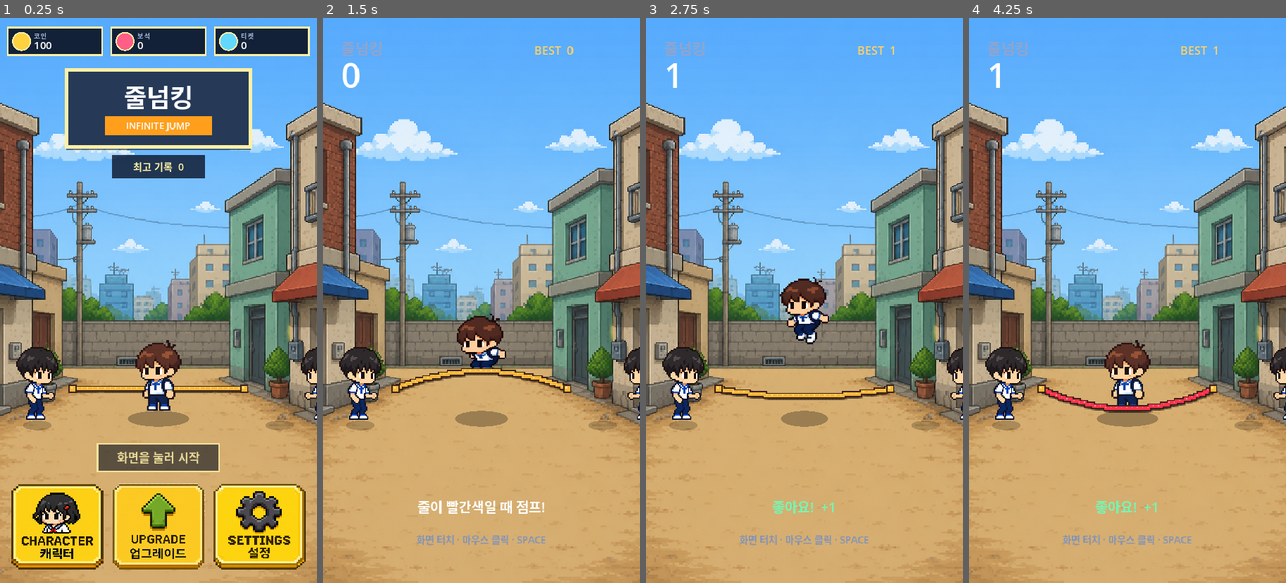
Above: before the commit, frames 1-4 (left to right).
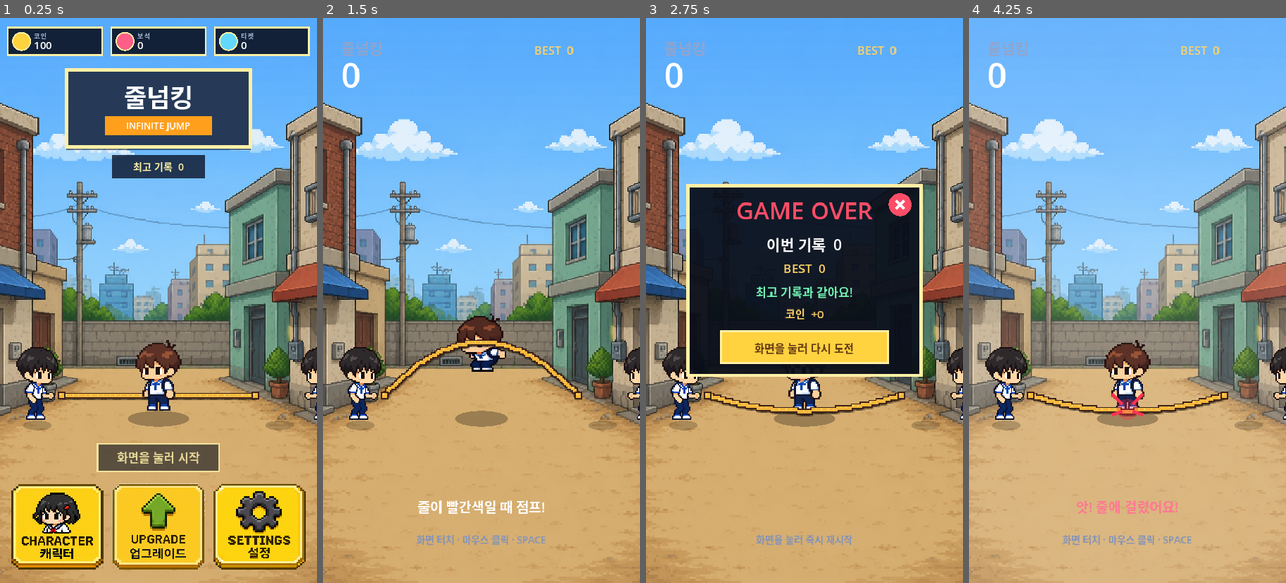
Above: after the commit, the same moments.

Repository: eunchan4490-star/Rope-King
Game: Godot game, scene res://main.tscn
Same seed, same stepped clock (60 frames per second), same inputs: the game is played once before the commit and once after it.
Inputs (mouse positions are in pixels of both pictures, inside the frame that each line leads up to):
- Up to frame 1 (0.25 s): no input
- Up to frame 2 (1.5 s): tap Enter at 0.5 s; move the mouse to (551, 272) at 0.52 s; click (551, 272) at 0.67 s; tap Space (jump) at 0.77 s; move the mouse to (418, 328) at 1.27 s; click (418, 328) at 1.42 s
- Up to frame 3 (2.75 s): tap Space (jump) at 1.52 s; move the mouse to (836, 176) at 2.02 s; click (836, 176) at 2.17 s
- Up to frame 4 (4.25 s): move the mouse to (1111, 413) at 2.77 s; click (1111, 413) at 2.92 s; tap Space (jump) at 3.02, 3.77 s; move the mouse to (1222, 385) at 3.52 s; click (1222, 385) at 3.67 s

The runs differ from the first frame. In frame 1, 1.3% of the frame differs, in the area x 18-82%, y 64-68%; in frame 2, 1.8%; in frame 3, 28%, in the area x 6-88%, y 5-94%; in frame 4, 3.6%.

Commit message:
Fix rope orbit and hand alignment

Diff:
--- a/scripts/main.gd
+++ b/scripts/main.gd
@@ -6,10 +6,11 @@
 const PLAYER_X := 360.0
 const PLAYER_GROUND_Y := 890.0
 const TURNER_GROUND_Y := 910.0
-const LEFT_HAND := Vector2(165.0, 840.0)
-const RIGHT_HAND := Vector2(555.0, 840.0)
-const ROPE_SWING_RADIUS := 55.0
-const ROPE_CROSSING_ANGLE := 1.15
+const LEFT_HAND := Vector2(140.0, 855.0)
+const RIGHT_HAND := Vector2(580.0, 855.0)
+const ROPE_SWING_RADIUS := 165.0
+# The enlarged orbit still reaches the same fair foot-level crossing height.
+const ROPE_CROSSING_ANGLE := 0.215
 const ROPE_PIXEL_GRID := 4.0
 const ROPE_PIXEL_OUTLINE_SIZE := Vector2(14.0, 14.0)
 const ROPE_PIXEL_CORE_SIZE := Vector2(8.0, 8.0)
--- a/tests/rope_logic_test.gd
+++ b/tests/rope_logic_test.gd
@@ -2,7 +2,7 @@
 
 const MAIN_SCENE := preload("res://main.tscn")
 const BALANCE := preload("res://resources/balance/default_balance.tres")
-const TARGET_ANGLE := 1.15
+const TARGET_ANGLE := 0.215
 
 var failures: Array[String] = []
 
@@ -87,6 +87,8 @@
 	_expect(not game._player_clears_rope_at_crossing(), "visible rope contact was incorrectly treated as clear")
 	game.jump_height = -12.0
 	_expect(game._player_clears_rope_at_crossing(), "visible gap above the rope was incorrectly treated as contact")
+	var overhead_y: float = game.LEFT_HAND.y - game.ROPE_SWING_RADIUS
+	_expect(overhead_y < game.PLAYER_GROUND_Y - game.player_sprite_max_size.y, "rope orbit does not clear the player's head")
 
 
 func _test_character_asset_system(game: Node) -> void:
